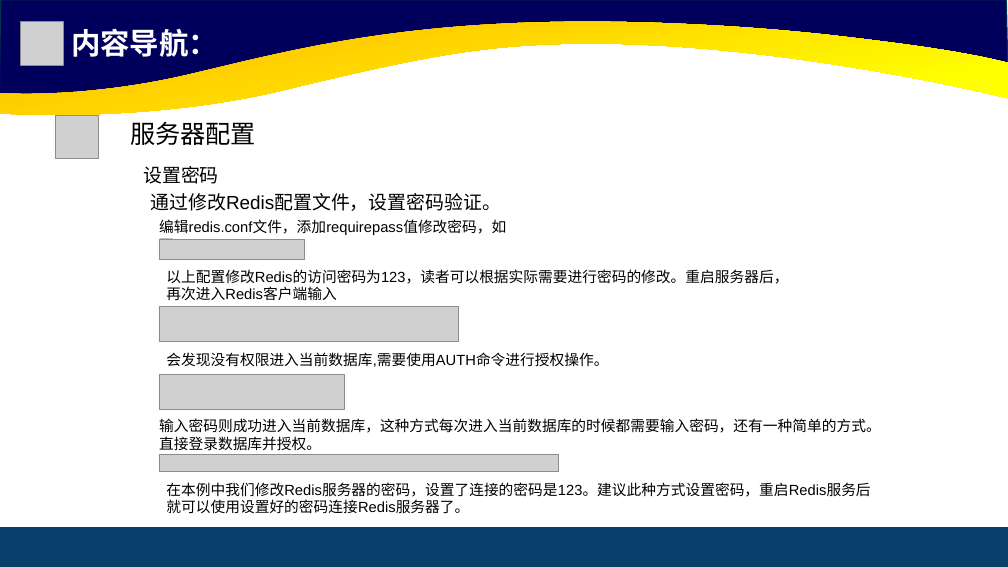
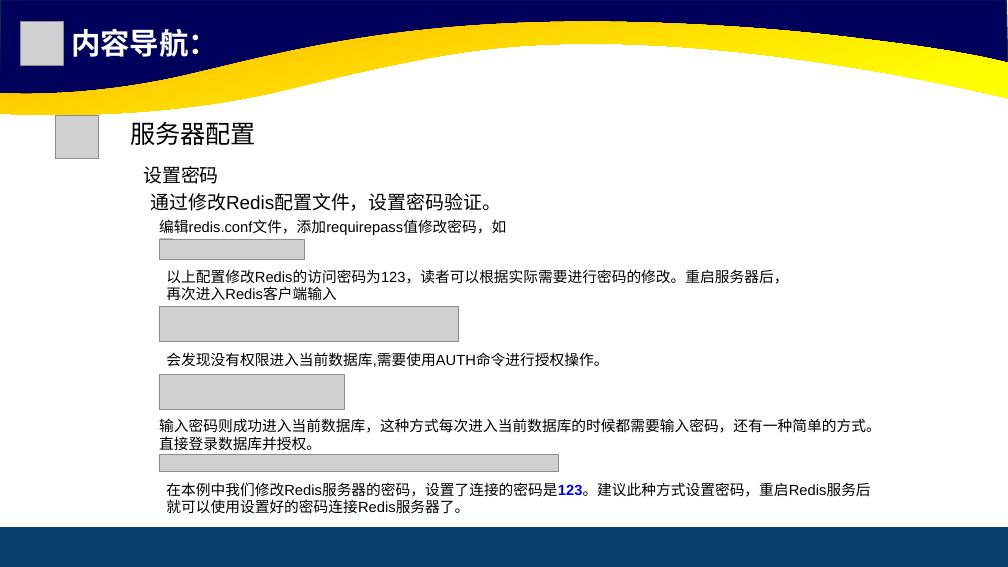
Before and after one commit to cxinping/Redis, a slide deck: slide 10 of ppt/第4章 Redis高级主题.pptx. Drawn at 1008x567 pixels with LibreOffice and Linux fonts; fonts in the diff are those of the drawing; grey boxes stand for pictures. Boxes give left, top, right and bottom in pixels: in the first picture for what was removed or moved away, otherwise in the second. Text is boxed around its words. In the diff, an @@ line names an element or a change of style, - is before the commit and + after.

```diff
--- a/ppt/第4章 Redis高级主题.pptx
+++ b/ppt/第4章 Redis高级主题.pptx
@@ text "在本例中我们修改Redis服务器的密码，设置了连接的密码是123。建议此种方式设置密码，重启Redis服务后就可以使用设 ..." at (x1=166, y1=482, x2=870, y2=514): text colour #000000 to #0000FF, bold on in "在本例中我们修改Redis服务器的密码，设置了连接的密码是123。建议此种方式设置密码，重启Redis服务后就可以使用设 ..." @@
```
Also in this commit, not shown: 2 other slides changed.
